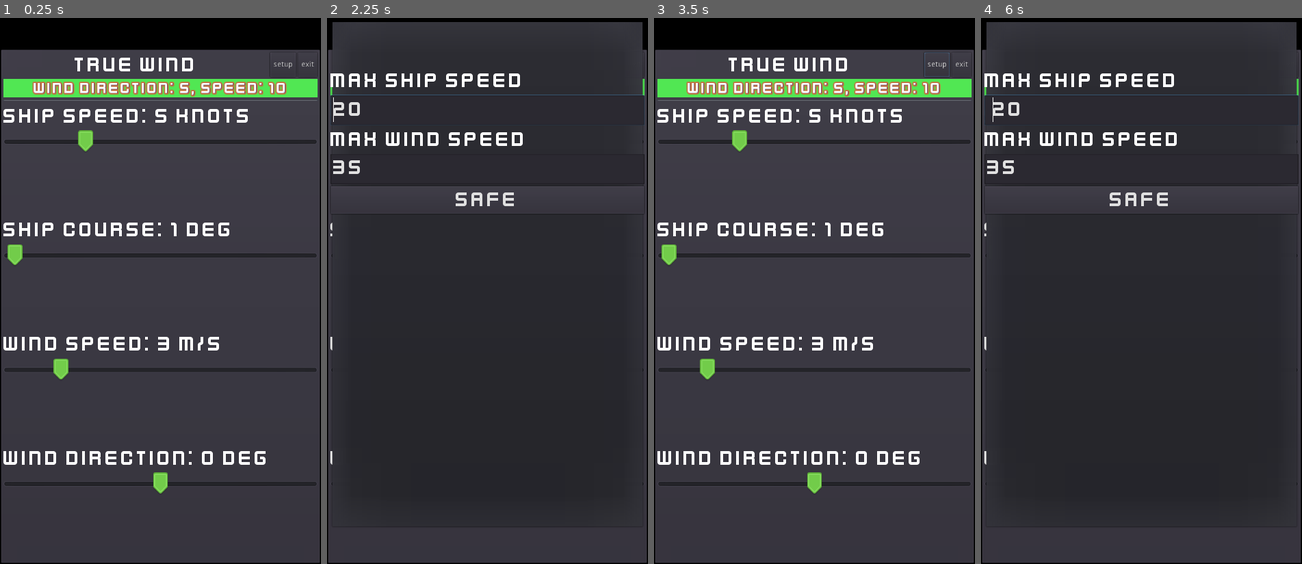
Above: before the commit, frames 1-4 (left to right).
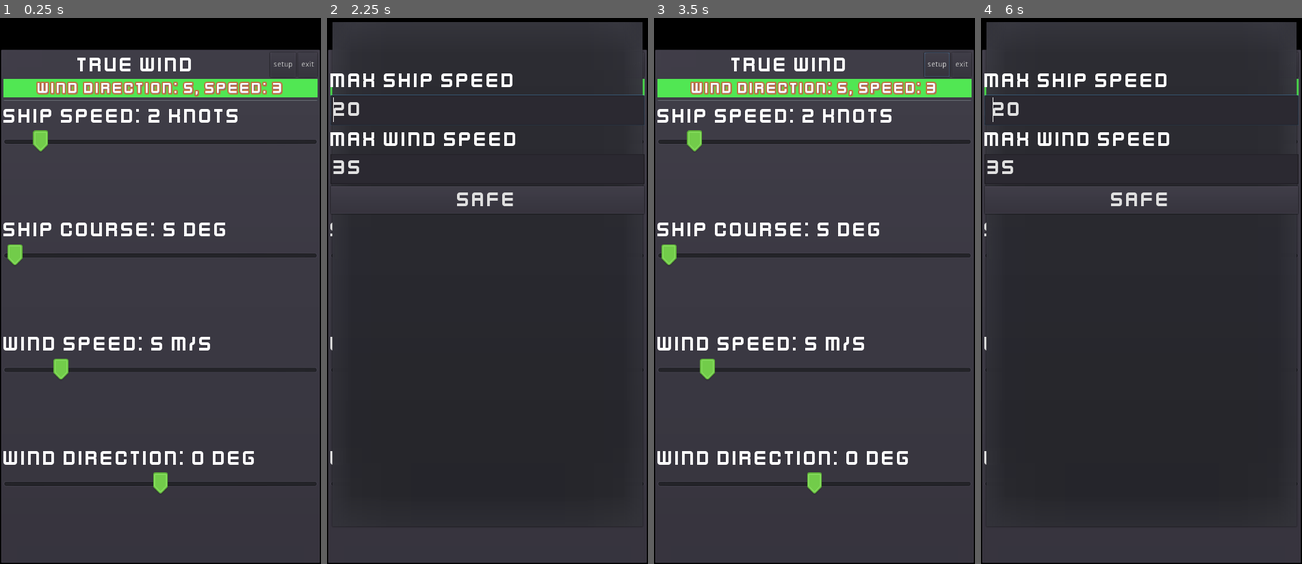
Above: after the commit, the same moments.

Repository: Zolibot/TrueWind
Game: Godot game, scene res://main.tscn
The game is run twice, just before and just after one commit, with the same random seed, the same clock (stepped at 60 frames per second) and the same inputs.
Inputs:
- Up to frame 1 (0.25 s): no input
- Up to frame 2 (2.25 s): click "setup" at 0.5 s; click "safe" at 1.25 s; click "setup" at 2 s
- Up to frame 3 (3.5 s): click "safe" at 2.75 s
- Up to frame 4 (6 s): click "setup" at 3.5 s; click "safe" at 4.25 s; tap Enter at 5 s; tap Space at 5.75 s

The runs differ from the first frame. In frame 1, 5.4% of the frame differs, in the area x 1-90%, y 7-82%; in frame 2, 1.5%; in frame 3, 5.4%; in frame 4, 1.5%.

Commit message:
improved code readability

Diff:
--- a/assets/main.tres
+++ b/assets/main.tres
@@ -3,5 +3,5 @@
 [ext_resource path="res://assets/kenvector_future_thin.ttf" type="DynamicFontData" id=1]
 
 [resource]
-size = 42
+size = 40
 font_data = ExtResource( 1 )
--- a/main.gd
+++ b/main.gd
@@ -4,97 +4,126 @@
 var ship_course : float = 1
 var wind_speed : float = 1
 var wind_direction : float = 1
-var wind_speed_correction : float = 1
 var value_list : Array
+var ship_speed_info : String = "Ship speed: {} knots"
+var ship_course_info : String = "Ship course: {} deg"
+var wind_speed_info : String = "Wind speed: {} m/s"
+var wind_direction_info : String = "Wind direction: {} deg"
+
+onready var ShipSpeed = $MarginContainer/VBoxContainer/ShipSpeed/Label
+onready var ShipCourse = $MarginContainer/VBoxContainer/ShipCourse/Label
+onready var WindSpeed = $MarginContainer/VBoxContainer/WindSpeed/Label
+onready var WindDirection = $MarginContainer/VBoxContainer/WindDirection/Label
+
+onready var HSliderShipSpeed = $MarginContainer/VBoxContainer/ShipSpeed/HSliderShipSpeed
+onready var HSliderShipCourse = $MarginContainer/VBoxContainer/ShipCourse/HSliderShipCourse
+onready var HSliderWindSpeed = $MarginContainer/VBoxContainer/WindSpeed/HSliderWindSpeed
+onready var HSliderWindDirection = $MarginContainer/VBoxContainer/WindDirection/HSliderWindDirection
+
+
+func _ready() -> void:
+    ship_speed = HSliderShipSpeed.value
+    ship_course = HSliderShipCourse.value
+    wind_speed = HSliderWindSpeed.value
+    wind_direction = HSliderWindDirection.value
+
+    ShipSpeed.set_text(
+        ship_speed_info.format([ship_speed], "{}")
+    )
+    ShipCourse.set_text(
+        ship_course_info.format([ship_course], "{}")
+    )
+    WindSpeed.set_text(
+        wind_speed_info.format([wind_speed], "{}")
+    )
+    WindDirection.set_text(
+        wind_direction_info.format([wind_direction], "{}")
+    )
+    update()
 
 
 func getSpeedMPS(mod:int,speed:float)->float:
-	if mod == 1:
-		return (speed * 3600) / 1852
-	elif mod == 2:
-		return (speed * 1000) / 3600
-	return speed
+    if mod == 1:
+        return (speed * 3600) / 1852
+    elif mod == 2:
+        return (speed * 1000) / 3600
+    return speed
 
-func calculation(speed_s:float, course_s:float, speed_w:float, direction_w:float):
+func calculation(speed_s:float, course_s:float, speed_w:float, direction_w:float) -> Array:
 
-	var windSpeedSeemMPH = getSpeedMPS(1, speed_w)
-	var windDerecABS = abs(direction_w)
-	var windTrueSpeed = sqrt(pow(windSpeedSeemMPH, 2) + pow(speed_s, 2) - 2 * windSpeedSeemMPH * speed_s * cos(deg2rad(direction_w)))
-	var derect = rad2deg(asin(sin(deg2rad(windDerecABS)) * speed_s / windTrueSpeed))
-	var windDerect = derect + windDerecABS
-	var trueWindDerec:float
+    var windSpeedSeemMPH = getSpeedMPS(1, speed_w)
+    var windDerecABS = abs(direction_w)
+    var windTrueSpeed = sqrt(pow(windSpeedSeemMPH, 2) + pow(speed_s, 2) - 2 * windSpeedSeemMPH * speed_s * cos(deg2rad(direction_w)))
+    var derect = rad2deg(asin(sin(deg2rad(windDerecABS)) * speed_s / windTrueSpeed))
+    var windDerect = derect + windDerecABS
+    var trueWindDerec:float
 
-	if direction_w > 0:
-		trueWindDerec = course_s + windDerect
-	else:
-		trueWindDerec = course_s - windDerect
+    if direction_w > 0:
+        trueWindDerec = course_s + windDerect
+    else:
+        trueWindDerec = course_s - windDerect
 
-	if (trueWindDerec > 0):
-		pass
-	else:
-		trueWindDerec = trueWindDerec + 360
+    if (trueWindDerec < 0):
+        trueWindDerec = trueWindDerec + 360
 
-	if trueWindDerec > 360:
-		trueWindDerec = trueWindDerec - 360
+    if trueWindDerec > 360:
+        trueWindDerec = trueWindDerec - 360
 
-	var trueWindSpeed = windTrueSpeed * 1852 / 3600
+    var trueWindSpeed = windTrueSpeed * 1852 / 3600
 
-	return [int(trueWindDerec), int(trueWindSpeed)]
+    return [int(trueWindDerec), int(trueWindSpeed)]
 
 
-func go():
-	value_list = calculation(ship_speed, ship_course, wind_speed, wind_direction)
-	$MarginContainer/VBoxContainer/TrueWind.set_text(
-		"Wind Direction: {}, speed: {}".format(value_list, "{}")
-	)
+func update() -> void:
+    value_list = calculation(ship_speed, ship_course, wind_speed, wind_direction)
+    $MarginContainer/VBoxContainer/TrueWind.set_text(
+        "Wind Direction: {}, speed: {}".format(value_list, "{}")
+    )
 
 
-func _on_HSliderWindSpeed_value_changed(value):
-	wind_speed = value
-	$MarginContainer/VBoxContainer/WindSpeed/Label.set_text(
-		"Wind speed: {} m/s".format([value], "{}")
-	)
-	go()
+func _on_HSliderWindSpeed_value_changed(value) -> void:
+    wind_speed = value
+    WindSpeed.set_text(
+        wind_speed_info.format([value], "{}")
+    )
+    update()
 
 
-func _on_HSliderWindDirection_value_changed(value):
-	wind_direction = value
-	$MarginContainer/VBoxContainer/WindDirection/Label.set_text(
-		"Wind direction: {} deg".format([value], "{}")
-	)
-	go()
-
-func true_wind():
-	$MarginContainer/VBoxContainer/TrueWind.set_text(str(wind_speed_correction))
+func _on_HSliderWindDirection_value_changed(value) -> void:
+    wind_direction = value
+    WindDirection.set_text(
+        wind_direction_info.format([value], "{}")
+    )
+    update()
 
 
-func _on_HSliderShipSpeed_value_changed(value):
-	ship_speed = value
-	$"MarginContainer/VBoxContainer/ShipSpeed/Label".set_text(
-		"Ship speed: {} knots".format([value], "{}")
-	)
-	go()
+func _on_HSliderShipSpeed_value_changed(value) -> void:
+    ship_speed = value
+    ShipSpeed.set_text(
+        ship_speed_info.format([value], "{}")
+    )
+    update()
 
 
-func _on_HSliderShipCourse_value_changed(value):
-	ship_course = value
-	$MarginContainer/VBoxContainer/ShipCourse/Label.set_text(
-		"Ship course: {} deg".format([value], "{}")
-	)
-	go()
+func _on_HSliderShipCourse_value_changed(value) -> void:
+    ship_course = value
+    ShipCourse.set_text(
+        ship_course_info.format([value], "{}")
+    )
+    update()
 
 
-func _on_Button_pressed():
-	$MarginContainer/PopupDialog.popup()
+func _on_Button_pressed() -> void:
+    $MarginContainer/PopupDialog.popup()
 
 
-func _on_ButtonSafe_pressed():
-	ship_speed = float($"MarginContainer/PopupDialog/VBoxContainer/VBoxContainer/LineEdit".text)
-	$"MarginContainer/VBoxContainer/ShipSpeed/HSliderShipSpeed".set_max(ship_speed)
-	wind_speed = float($"MarginContainer/PopupDialog/VBoxContainer/VBoxContainer2/LineEdit".text)
-	$"MarginContainer/VBoxContainer/WindSpeed/HSliderWindSpeed".set_max(wind_speed)
-	$MarginContainer/PopupDialog.visible = false
+func _on_ButtonSafe_pressed() -> void:
+    ship_speed = float($"MarginContainer/PopupDialog/VBoxContainer/VBoxContainer/LineEdit".text)
+    $"MarginContainer/VBoxContainer/ShipSpeed/HSliderShipSpeed".set_max(ship_speed)
+    wind_speed = float($"MarginContainer/PopupDialog/VBoxContainer/VBoxContainer2/LineEdit".text)
+    $"MarginContainer/VBoxContainer/WindSpeed/HSliderWindSpeed".set_max(wind_speed)
+    $MarginContainer/PopupDialog.visible = false
 
 
-func _on_Button2_pressed():
-	get_tree().quit()
+func _on_Button2_pressed() -> void:
+    get_tree().quit()
--- a/main.tscn
+++ b/main.tscn
@@ -46,14 +46,14 @@
 
 [node name="HBoxContainer" type="HBoxContainer" parent="MarginContainer/VBoxContainer"]
 margin_right = 586.0
-margin_bottom = 48.0
+margin_bottom = 45.0
 grow_horizontal = 2
 size_flags_horizontal = 3
 alignment = 1
 
 [node name="Label2" type="Label" parent="MarginContainer/VBoxContainer/HBoxContainer"]
 margin_right = 494.0
-margin_bottom = 48.0
+margin_bottom = 45.0
 size_flags_horizontal = 3
 custom_fonts/font = ExtResource( 1 )
 text = "True wind"
@@ -62,38 +62,38 @@
 [node name="Button" type="Button" parent="MarginContainer/VBoxContainer/HBoxContainer"]
 margin_left = 498.0
 margin_right = 546.0
-margin_bottom = 48.0
+margin_bottom = 45.0
 text = "setup"
 
 [node name="Button2" type="Button" parent="MarginContainer/VBoxContainer/HBoxContainer"]
 margin_left = 550.0
 margin_right = 586.0
-margin_bottom = 48.0
+margin_bottom = 45.0
 text = "exit"
 
 [node name="TrueWind" type="Label" parent="MarginContainer/VBoxContainer"]
-margin_top = 52.0
-margin_right = 586.0
-margin_bottom = 88.0
+margin_top = 49.0
+margin_right = 586.0
+margin_bottom = 85.0
 theme = SubResource( 3 )
 custom_fonts/font = SubResource( 1 )
 text = "Wind Direction: 5, speed: 10"
 align = 1
 
 [node name="HSeparator" type="HSeparator" parent="MarginContainer/VBoxContainer"]
-margin_top = 92.0
-margin_right = 586.0
-margin_bottom = 96.0
+margin_top = 89.0
+margin_right = 586.0
+margin_bottom = 93.0
 
 [node name="ShipSpeed" type="VBoxContainer" parent="MarginContainer/VBoxContainer"]
-margin_top = 100.0
-margin_right = 586.0
-margin_bottom = 308.0
+margin_top = 97.0
+margin_right = 586.0
+margin_bottom = 306.0
 size_flags_vertical = 3
 
 [node name="Label" type="Label" parent="MarginContainer/VBoxContainer/ShipSpeed"]
 margin_right = 586.0
-margin_bottom = 48.0
+margin_bottom = 45.0
 hint_tooltip = "Vessel speed in knots 1 knots = 1,852 km/h"
 mouse_filter = 0
 mouse_default_cursor_shape = 16
@@ -101,26 +101,26 @@
 text = "Ship speed: 5 knots"
 
 [node name="HSliderShipSpeed" type="HSlider" parent="MarginContainer/VBoxContainer/ShipSpeed"]
-margin_top = 52.0
-margin_right = 586.0
-margin_bottom = 94.0
+margin_top = 49.0
+margin_right = 586.0
+margin_bottom = 91.0
 custom_icons/tick = ExtResource( 3 )
 custom_icons/grabber_disabled = ExtResource( 3 )
 custom_icons/grabber_highlight = ExtResource( 3 )
 custom_icons/grabber = ExtResource( 3 )
 max_value = 20.0
 step = 0.1
-value = 5.0
+value = 2.0
 
 [node name="ShipCourse" type="VBoxContainer" parent="MarginContainer/VBoxContainer"]
-margin_top = 312.0
-margin_right = 586.0
-margin_bottom = 521.0
+margin_top = 310.0
+margin_right = 586.0
+margin_bottom = 519.0
 size_flags_vertical = 3
 
 [node name="Label" type="Label" parent="MarginContainer/VBoxContainer/ShipCourse"]
 margin_right = 586.0
-margin_bottom = 48.0
+margin_bottom = 45.0
 hint_tooltip = "Ship's course in degrees"
 mouse_filter = 0
 mouse_default_cursor_shape = 16
@@ -128,9 +128,9 @@
 text = "Ship course: 1 deg"
 
 [node name="HSliderShipCourse" type="HSlider" parent="MarginContainer/VBoxContainer/ShipCourse"]
-margin_top = 52.0
-margin_right = 586.0
-margin_bottom = 94.0
+margin_top = 49.0
+margin_right = 586.0
+margin_bottom = 91.0
 custom_icons/tick = ExtResource( 3 )
 custom_icons/grabber_disabled = ExtResource( 3 )
 custom_icons/grabber_highlight = ExtResource( 3 )
@@ -139,14 +139,14 @@
 value = 5.0
 
 [node name="WindSpeed" type="VBoxContainer" parent="MarginContainer/VBoxContainer"]
-margin_top = 525.0
-margin_right = 586.0
-margin_bottom = 733.0
+margin_top = 523.0
+margin_right = 586.0
+margin_bottom = 732.0
 size_flags_vertical = 3
 
 [node name="Label" type="Label" parent="MarginContainer/VBoxContainer/WindSpeed"]
 margin_right = 586.0
-margin_bottom = 48.0
+margin_bottom = 45.0
 hint_tooltip = "Wind speed in meters per second"
 mouse_filter = 0
 mouse_default_cursor_shape = 16
@@ -154,9 +154,9 @@
 text = "Wind speed: 3 m/s"
 
 [node name="HSliderWindSpeed" type="HSlider" parent="MarginContainer/VBoxContainer/WindSpeed"]
-margin_top = 52.0
-margin_right = 586.0
-margin_bottom = 94.0
+margin_top = 49.0
+margin_right = 586.0
+margin_bottom = 91.0
 custom_icons/tick = ExtResource( 3 )
 custom_icons/grabber_disabled = ExtResource( 3 )
 custom_icons/grabber_highlight = ExtResource( 3 )
@@ -166,14 +166,14 @@
 value = 5.0
 
 [node name="WindDirection" type="VBoxContainer" parent="MarginContainer/VBoxContainer"]
-margin_top = 737.0
+margin_top = 736.0
 margin_right = 586.0
 margin_bottom = 946.0
 size_flags_vertical = 3
 
 [node name="Label" type="Label" parent="MarginContainer/VBoxContainer/WindDirection"]
 margin_right = 586.0
-margin_bottom = 48.0
+margin_bottom = 45.0
 hint_tooltip = "Angle with respect to the diametrical
 plane of the left and right sides of
 the vessel, ranging from 0 to 180 degrees
@@ -185,9 +185,9 @@
 text = "Wind direction: 0 deg"
 
 [node name="HSliderWindDirection" type="HSlider" parent="MarginContainer/VBoxContainer/WindDirection"]
-margin_top = 52.0
-margin_right = 586.0
-margin_bottom = 94.0
+margin_top = 49.0
+margin_right = 586.0
+margin_bottom = 91.0
 custom_icons/tick = ExtResource( 3 )
 custom_icons/grabber_disabled = ExtResource( 3 )
 custom_icons/grabber_highlight = ExtResource( 3 )
@@ -266,7 +266,6 @@
 [connection signal="pressed" from="MarginContainer/VBoxContainer/HBoxContainer/Button2" to="." method="_on_Button2_pressed"]
 [connection signal="value_changed" from="MarginContainer/VBoxContainer/ShipSpeed/HSliderShipSpeed" to="." method="_on_HSliderShipSpeed_value_changed"]
 [connection signal="value_changed" from="MarginContainer/VBoxContainer/ShipCourse/HSliderShipCourse" to="." method="_on_HSliderShipCourse_value_changed"]
-[connection signal="mouse_entered" from="MarginContainer/VBoxContainer/WindSpeed/Label" to="." method="_on_Label_mouse_entered"]
 [connection signal="value_changed" from="MarginContainer/VBoxContainer/WindSpeed/HSliderWindSpeed" to="." method="_on_HSliderWindSpeed_value_changed"]
 [connection signal="value_changed" from="MarginContainer/VBoxContainer/WindDirection/HSliderWindDirection" to="." method="_on_HSliderWindDirection_value_changed"]
 [connection signal="pressed" from="MarginContainer/PopupDialog/VBoxContainer/ButtonSafe" to="." method="_on_ButtonSafe_pressed"]
--- a/project.godot
+++ b/project.godot
@@ -12,11 +12,11 @@
 
 config/name="TrueWindCalc"
 run/main_scene="res://main.tscn"
-boot_splash/show_image=false
 boot_splash/image="res://icon.png"
 boot_splash/fullsize=false
 boot_splash/use_filter=false
 boot_splash/bg_color=Color( 0, 0, 0, 1 )
+config/icon="res://icon.png"
 
 [display]
 
Binary file changed: icon.png
